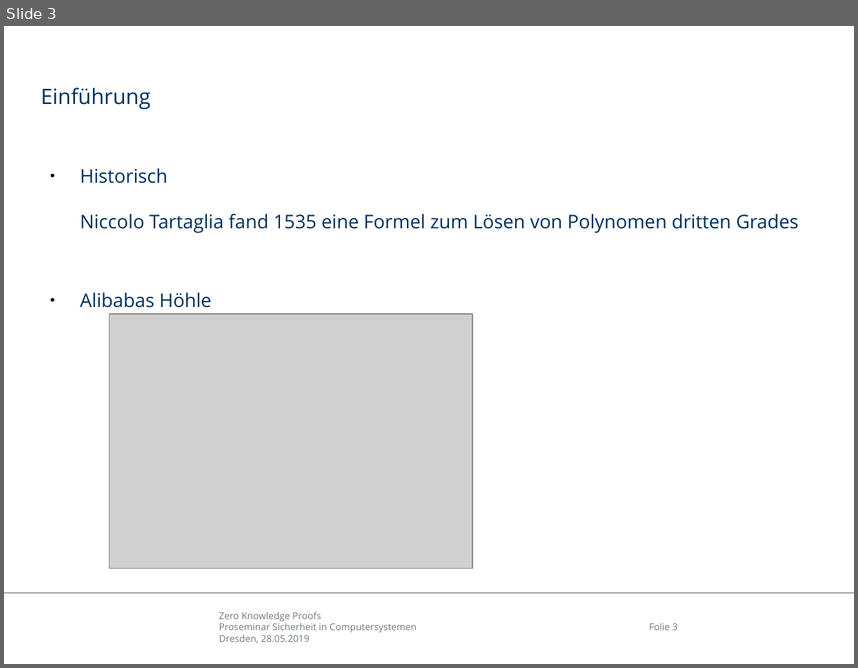
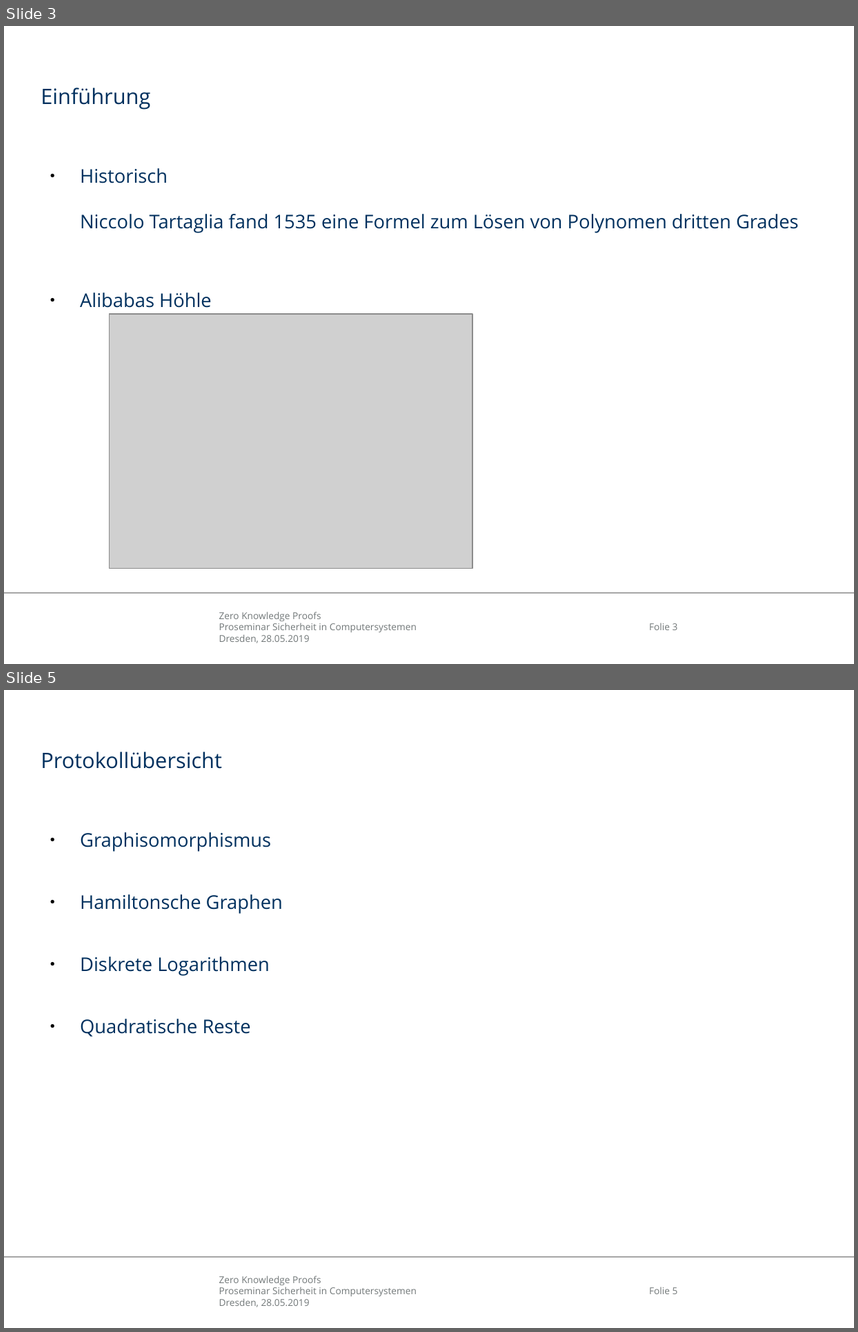
Before and after one commit to mostermann96/Presentations, a slide deck: ZKP.odp. Shown one above the other, each under a label of ours: slide 3 before the commit, slides 3 and 5 after it; the slides between them are not shown. The pictures are 858x668 and 858x1332 pixels, drawn with LibreOffice and Linux fonts; fonts in the diff are those of the drawing; grey boxes stand for pictures; background and template pictures are left out. Boxes give left, top, right and bottom in pixels: in the first picture for what was removed or moved away, otherwise in the second. Text is boxed around its words. In the diff, an @@ line names an element or a change of style, - is before the commit and + after.

```diff
--- a/ZKP.odp
+++ b/ZKP.odp
@@ slide 5 added at box(4, 690, 854, 1328), background #FFFFFF; not listed: 3 template elements that a slide beside it also shows @@
@@ title added at box(41, 751, 222, 769), 18 pt, text #00305E @@
+Protokollübersicht
@@ text added at box(80, 832, 283, 1036), 16 pt, text #00305E @@
+● Graphisomorphismus
+● Hamiltonsche Graphen
+● Diskrete Logarithmen
+● Quadratische Reste
```
Also in this commit, not shown: 1 slide changed, 5 other slides added, 1 slide removed, 1 other file.
